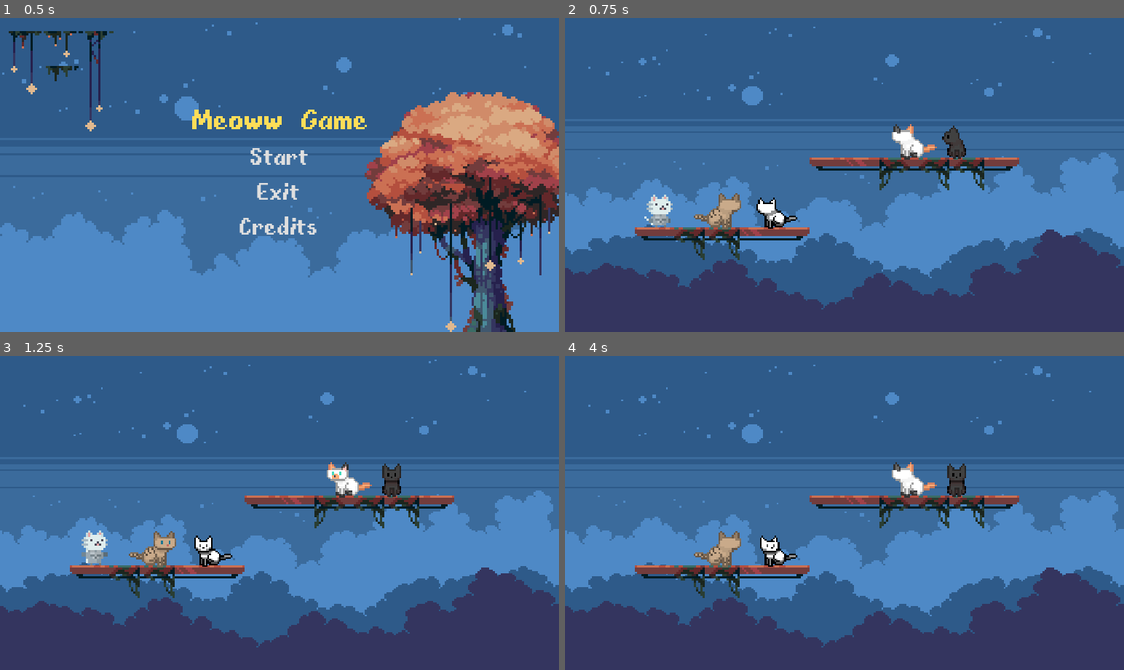
Above: before the commit, frames 1-4 (two rows, left to right).
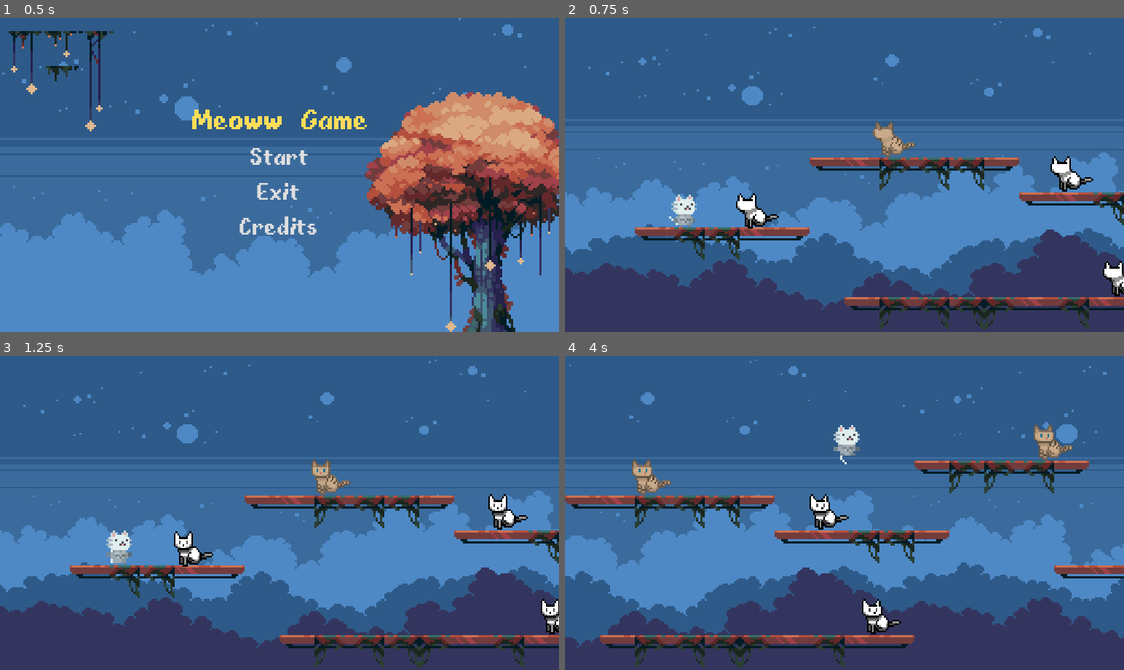
Above: after the commit, the same moments.

Repository: Cataaa0/Jueguito-Meowww
Game: Godot game, scene res://ui/main_menu.tscn
The game is run twice, just before and just after one commit, with the same random seed, the same clock (stepped at 60 frames per second) and the same inputs.
Inputs:
- Up to frame 1 (0.5 s): no input
- Up to frame 2 (0.75 s): click "Start" at 0.5 s
- Up to frame 3 (1.25 s): no input
- Up to frame 4 (4 s): hold D (move_right) 1.28-2.78 s; tap W (jump) at 1.52, 2.27, 3.77 s; hold A (move_left) 2.78-3.53 s; hold D (move_right) from 3.53 s (still down)

Frame 1 is identical in both runs. In frame 2, 6.4% of the frame differs, in the area x 14-100%, y 32-100%; in frame 3, 6.5%; in frame 4, 32%, in the area x 0-100%, y 1-100%.

Commit message:
add aleatorizacion

Diff:
--- a/scenes/Player.gd
+++ b/scenes/Player.gd
@@ -1,5 +1,5 @@
 extends CharacterBody2D
-
+class_name Player
 const SPEED = 140.0
 const JUMP_VELOCITY = -200.0
 const GRAVITY = 600
@@ -9,6 +9,7 @@
 @onready var animatiojn_player = $AnimationPlayer
 @onready var animation_tree = $AnimationTree
 @onready var playback = animation_tree.get("parameters/playback")
+@onready var camera_2d = $Camera2D
 
 
 func _physics_process(delta):
@@ -45,3 +46,9 @@
 
 func jump():
 	velocity.y = JUMP_VELOCITY
+
+func set_camera_limit(sup_izq: Vector2,inf_der: Vector2):
+	camera_2d.limit_bottom = inf_der.y
+	camera_2d.limit_left = sup_izq.x
+	camera_2d.limit_right = inf_der.x
+	camera_2d.limit_top = sup_izq.y
--- a/scenes/Player.tscn
+++ b/scenes/Player.tscn
@@ -464,7 +464,6 @@
 position = Vector2(1, -6)
 sprite_frames = SubResource("SpriteFrames_ojgnc")
 animation = &"idle"
-frame = 2
 
 [node name="CollisionShape2D" type="CollisionShape2D" parent="."]
 position = Vector2(1, -3)
@@ -484,3 +483,5 @@
 anim_player = NodePath("../AnimationPlayer")
 active = true
 parameters/playback = SubResource("AnimationNodeStateMachinePlayback_mjvdb")
+
+[node name="Camera2D" type="Camera2D" parent="."]
--- a/scenes/enemy_1.tscn
+++ b/scenes/enemy_1.tscn
@@ -1,12 +1,65 @@
-[gd_scene load_steps=12 format=3 uid="uid://bdurqt7anl0dj"]
+[gd_scene load_steps=20 format=3 uid="uid://bdurqt7anl0dj"]
 
+[ext_resource type="Script" path="res://script/enemy.gd" id="1_1ai4j"]
 [ext_resource type="Texture2D" uid="uid://c3iic06boq8wa" path="res://resources/Characters/Enemy1/black_0.png" id="1_iks12"]
-
-[sub_resource type="GDScript" id="GDScript_ab7p6"]
+[ext_resource type="Texture2D" uid="uid://ch8dckawcukbl" path="res://resources/Characters/Enemy2/game_boy_1.png" id="3_cvky5"]
+[ext_resource type="Texture2D" uid="uid://ctrh83cj8ltw2" path="res://resources/Characters/Enemy3/calico_0.png" id="4_rmtc3"]
+[ext_resource type="Texture2D" uid="uid://df6rtaqnatk74" path="res://resources/Characters/Enemy4/brown_7.png" id="5_8f0ur"]
 
 [sub_resource type="CapsuleShape2D" id="CapsuleShape2D_pljy0"]
 radius = 3.0
 height = 12.0
+
+[sub_resource type="Animation" id="Animation_xulph"]
+length = 0.001
+tracks/0/type = "value"
+tracks/0/imported = false
+tracks/0/enabled = true
+tracks/0/path = NodePath("Sprite2D:frame")
+tracks/0/interp = 1
+tracks/0/loop_wrap = true
+tracks/0/keys = {
+"times": PackedFloat32Array(0),
+"transitions": PackedFloat32Array(1),
+"update": 1,
+"values": [4]
+}
+
+[sub_resource type="Animation" id="Animation_q7beh"]
+resource_name = "idle"
+length = 1.3
+loop_mode = 2
+step = 0.2
+tracks/0/type = "value"
+tracks/0/imported = false
+tracks/0/enabled = true
+tracks/0/path = NodePath("Sprite2D:frame")
+tracks/0/interp = 1
+tracks/0/loop_wrap = true
+tracks/0/keys = {
+"times": PackedFloat32Array(0, 0.2, 0.4, 0.6, 0.8),
+"transitions": PackedFloat32Array(1, 1, 1, 1, 1),
+"update": 1,
+"values": [52, 53, 54, 55, 76]
+}
+
+[sub_resource type="Animation" id="Animation_bi2kq"]
+resource_name = "idle"
+length = 1.6
+loop_mode = 2
+step = 0.2
+tracks/0/type = "value"
+tracks/0/imported = false
+tracks/0/enabled = true
+tracks/0/path = NodePath("Sprite2D:frame")
+tracks/0/interp = 1
+tracks/0/loop_wrap = true
+tracks/0/keys = {
+"times": PackedFloat32Array(0.2, 0.4, 0.6, 0.8, 1),
+"transitions": PackedFloat32Array(1, 1, 1, 1, 1),
+"update": 1,
+"values": [340, 341, 342, 343, 364]
+}
 
 [sub_resource type="Animation" id="Animation_x0wrl"]
 resource_name = "Idle"
@@ -25,44 +78,48 @@
 "values": [4, 5, 6, 7, 28]
 }
 
-[sub_resource type="Animation" id="Animation_xulph"]
-length = 0.001
-tracks/0/type = "value"
-tracks/0/imported = false
-tracks/0/enabled = true
-tracks/0/path = NodePath("Sprite2D:frame")
-tracks/0/interp = 1
-tracks/0/loop_wrap = true
-tracks/0/keys = {
-"times": PackedFloat32Array(0),
-"transitions": PackedFloat32Array(1),
-"update": 1,
-"values": [4]
+[sub_resource type="AnimationLibrary" id="AnimationLibrary_lq5b7"]
+_data = {
+"RESET": SubResource("Animation_xulph"),
+"idle0": SubResource("Animation_bi2kq"),
+"idle1": SubResource("Animation_x0wrl"),
+"idle2": SubResource("Animation_q7beh")
 }
 
-[sub_resource type="AnimationLibrary" id="AnimationLibrary_lq5b7"]
-_data = {
-"Idle": SubResource("Animation_x0wrl"),
-"RESET": SubResource("Animation_xulph")
-}
+[sub_resource type="AnimationNodeAnimation" id="AnimationNodeAnimation_eg47u"]
+animation = &"Idle1"
 
-[sub_resource type="GDScript" id="GDScript_mefqs"]
+[sub_resource type="AnimationNodeAnimation" id="AnimationNodeAnimation_wnmqa"]
+animation = &"idle0"
 
-[sub_resource type="AnimationNodeAnimation" id="AnimationNodeAnimation_uglu6"]
-animation = &"Idle"
+[sub_resource type="AnimationNodeAnimation" id="AnimationNodeAnimation_t2faq"]
+animation = &"idle2"
 
-[sub_resource type="AnimationNodeStateMachineTransition" id="AnimationNodeStateMachineTransition_gjpcf"]
+[sub_resource type="AnimationNodeStateMachineTransition" id="AnimationNodeStateMachineTransition_85442"]
+advance_mode = 2
+
+[sub_resource type="AnimationNodeStateMachineTransition" id="AnimationNodeStateMachineTransition_fk1i6"]
+advance_mode = 2
+
+[sub_resource type="AnimationNodeStateMachineTransition" id="AnimationNodeStateMachineTransition_x668e"]
 advance_mode = 2
 
 [sub_resource type="AnimationNodeStateMachine" id="AnimationNodeStateMachine_jya8b"]
-states/Idle/node = SubResource("AnimationNodeAnimation_uglu6")
-states/Idle/position = Vector2(504, 100)
-transitions = ["Start", "Idle", SubResource("AnimationNodeStateMachineTransition_gjpcf")]
+states/Idle1/node = SubResource("AnimationNodeAnimation_eg47u")
+states/Idle1/position = Vector2(515, 100)
+states/idle0/node = SubResource("AnimationNodeAnimation_wnmqa")
+states/idle0/position = Vector2(515, 40)
+states/idle2/node = SubResource("AnimationNodeAnimation_t2faq")
+states/idle2/position = Vector2(515, 165)
+transitions = ["Start", "idle0", SubResource("AnimationNodeStateMachineTransition_85442"), "Start", "Idle1", SubResource("AnimationNodeStateMachineTransition_fk1i6"), "Start", "idle2", SubResource("AnimationNodeStateMachineTransition_x668e")]
 
 [sub_resource type="AnimationNodeStateMachinePlayback" id="AnimationNodeStateMachinePlayback_nfg2n"]
 
 [node name="Enemy1" type="CharacterBody2D"]
-script = SubResource("GDScript_ab7p6")
+script = ExtResource("1_1ai4j")
+enemy_cats = Array[Texture]([ExtResource("1_iks12"), ExtResource("3_cvky5"), ExtResource("4_rmtc3"), ExtResource("5_8f0ur")])
+cat_names = Array[String](["Flo", "Oreo", "Hachi", "thainy", "jack"])
+cat_professions = Array[String](["Ingeniere", "Bombere", "Cantante", "Proplayer", "Abogade", "Profesore", "Chef", "Ladrone"])
 
 [node name="Sprite2D" type="Sprite2D" parent="."]
 position = Vector2(-1.19209e-07, -3.57628e-07)
@@ -80,10 +137,8 @@
 libraries = {
 "": SubResource("AnimationLibrary_lq5b7")
 }
-script = SubResource("GDScript_mefqs")
 
 [node name="AnimationTree" type="AnimationTree" parent="."]
 tree_root = SubResource("AnimationNodeStateMachine_jya8b")
 anim_player = NodePath("../AnimationPlayer")
-active = true
 parameters/playback = SubResource("AnimationNodeStateMachinePlayback_nfg2n")
--- a/scenes/enemy_2.tscn
+++ b/scenes/enemy_2.tscn
@@ -5,6 +5,21 @@
 [sub_resource type="CapsuleShape2D" id="CapsuleShape2D_2xfbb"]
 radius = 3.0
 height = 12.0
+
+[sub_resource type="Animation" id="Animation_sskl8"]
+length = 0.001
+tracks/0/type = "value"
+tracks/0/imported = false
+tracks/0/enabled = true
+tracks/0/path = NodePath("Sprite2D:frame")
+tracks/0/interp = 1
+tracks/0/loop_wrap = true
+tracks/0/keys = {
+"times": PackedFloat32Array(0),
+"transitions": PackedFloat32Array(1),
+"update": 1,
+"values": [52]
+}
 
 [sub_resource type="Animation" id="Animation_ery84"]
 resource_name = "idle"
@@ -22,21 +37,6 @@
 "transitions": PackedFloat32Array(1, 1, 1, 1, 1),
 "update": 1,
 "values": [52, 53, 54, 55, 76]
-}
-
-[sub_resource type="Animation" id="Animation_sskl8"]
-length = 0.001
-tracks/0/type = "value"
-tracks/0/imported = false
-tracks/0/enabled = true
-tracks/0/path = NodePath("Sprite2D:frame")
-tracks/0/interp = 1
-tracks/0/loop_wrap = true
-tracks/0/keys = {
-"times": PackedFloat32Array(0),
-"transitions": PackedFloat32Array(1),
-"update": 1,
-"values": [52]
 }
 
 [sub_resource type="AnimationLibrary" id="AnimationLibrary_farqj"]
@@ -66,7 +66,7 @@
 texture = ExtResource("1_4kbce")
 hframes = 24
 vframes = 16
-frame = 76
+frame = 52
 
 [node name="CollisionShape2D" type="CollisionShape2D" parent="."]
 position = Vector2(-3, -1)
--- a/scenes/enemy_3.tscn
+++ b/scenes/enemy_3.tscn
@@ -5,6 +5,21 @@
 [sub_resource type="CapsuleShape2D" id="CapsuleShape2D_kq2re"]
 radius = 3.0
 height = 14.0
+
+[sub_resource type="Animation" id="Animation_c02ox"]
+length = 0.001
+tracks/0/type = "value"
+tracks/0/imported = false
+tracks/0/enabled = true
+tracks/0/path = NodePath("Sprite2D:frame")
+tracks/0/interp = 1
+tracks/0/loop_wrap = true
+tracks/0/keys = {
+"times": PackedFloat32Array(0),
+"transitions": PackedFloat32Array(1),
+"update": 1,
+"values": [52]
+}
 
 [sub_resource type="Animation" id="Animation_i284r"]
 resource_name = "idle"
@@ -22,21 +37,6 @@
 "transitions": PackedFloat32Array(1, 1, 1, 1, 1),
 "update": 1,
 "values": [52, 53, 54, 55, 76]
-}
-
-[sub_resource type="Animation" id="Animation_c02ox"]
-length = 0.001
-tracks/0/type = "value"
-tracks/0/imported = false
-tracks/0/enabled = true
-tracks/0/path = NodePath("Sprite2D:frame")
-tracks/0/interp = 1
-tracks/0/loop_wrap = true
-tracks/0/keys = {
-"times": PackedFloat32Array(0),
-"transitions": PackedFloat32Array(1),
-"update": 1,
-"values": [52]
 }
 
 [sub_resource type="AnimationLibrary" id="AnimationLibrary_mkcla"]
--- a/scenes/enemy_4.tscn
+++ b/scenes/enemy_4.tscn
@@ -5,6 +5,21 @@
 [sub_resource type="CapsuleShape2D" id="CapsuleShape2D_2hdy6"]
 radius = 3.0
 height = 14.0
+
+[sub_resource type="Animation" id="Animation_cdens"]
+length = 0.001
+tracks/0/type = "value"
+tracks/0/imported = false
+tracks/0/enabled = true
+tracks/0/path = NodePath("Sprite2D:frame")
+tracks/0/interp = 1
+tracks/0/loop_wrap = true
+tracks/0/keys = {
+"times": PackedFloat32Array(0),
+"transitions": PackedFloat32Array(1),
+"update": 1,
+"values": [340]
+}
 
 [sub_resource type="Animation" id="Animation_84l3i"]
 resource_name = "idle"
@@ -22,21 +37,6 @@
 "transitions": PackedFloat32Array(1, 1, 1, 1, 1),
 "update": 1,
 "values": [340, 341, 342, 343, 364]
-}
-
-[sub_resource type="Animation" id="Animation_cdens"]
-length = 0.001
-tracks/0/type = "value"
-tracks/0/imported = false
-tracks/0/enabled = true
-tracks/0/path = NodePath("Sprite2D:frame")
-tracks/0/interp = 1
-tracks/0/loop_wrap = true
-tracks/0/keys = {
-"times": PackedFloat32Array(0),
-"transitions": PackedFloat32Array(1),
-"update": 1,
-"values": [340]
 }
 
 [sub_resource type="AnimationLibrary" id="AnimationLibrary_mlu8y"]
--- a/scenes/main.tscn
+++ b/scenes/main.tscn
@@ -1,14 +1,11 @@
-[gd_scene load_steps=12 format=3 uid="uid://c8l1nxgabktcx"]
-
+[gd_scene load_steps=9 format=3 uid="uid://c8l1nxgabktcx"]
+
+[ext_resource type="Script" path="res://script/main.gd" id="1_226f6"]
 [ext_resource type="Texture2D" uid="uid://2jueqcud6juk" path="res://resources/stringstar fields/background_0.png" id="1_tqgrg"]
 [ext_resource type="Texture2D" uid="uid://mksvfqjildcw" path="res://resources/stringstar fields/background_1.png" id="2_5v46w"]
 [ext_resource type="Texture2D" uid="uid://b61i6yijvxn2l" path="res://resources/stringstar fields/tileset.png" id="3_vbt3n"]
 [ext_resource type="Texture2D" uid="uid://bxb0vu5aio84g" path="res://resources/stringstar fields/background_2.png" id="5_fbevr"]
 [ext_resource type="PackedScene" uid="uid://dj854holjp2fy" path="res://scenes/Player.tscn" id="6_3yxkx"]
-[ext_resource type="PackedScene" uid="uid://bdurqt7anl0dj" path="res://scenes/enemy_1.tscn" id="6_fqn5n"]
-[ext_resource type="PackedScene" uid="uid://5o0a2q00jdtd" path="res://scenes/enemy_2.tscn" id="7_jusmy"]
-[ext_resource type="PackedScene" uid="uid://bnlfwmcdahebm" path="res://scenes/enemy_3.tscn" id="8_wlvdy"]
-[ext_resource type="PackedScene" uid="uid://dg64b5uci8big" path="res://scenes/enemy_4.tscn" id="9_ufgn7"]
 
 [sub_resource type="TileSetAtlasSource" id="TileSetAtlasSource_vxruc"]
 texture = ExtResource("3_vbt3n")
@@ -492,6 +489,7 @@
 sources/0 = SubResource("TileSetAtlasSource_vxruc")
 
 [node name="Main" type="Node2D"]
+script = ExtResource("1_226f6")
 
 [node name="Background1" type="Sprite2D" parent="."]
 position = Vector2(128, 72)
@@ -526,19 +524,48 @@
 [node name="TileMap" type="TileMap" parent="."]
 tile_set = SubResource("TileSet_dok5q")
 format = 2
-layer_0/tile_data = PackedInt32Array(393219, 393216, 4, 3932 …(144 unchanged characters)…  4, 262155, 393216, 4, 262156, 589824, 4)
-
-[node name="CharacterBody2D" parent="." instance=ExtResource("6_3yxkx")]
-position = Vector2(43, 92)
-
-[node name="Enemy1" parent="." instance=ExtResource("6_fqn5n")]
-position = Vector2(180, 57)
-
-[node name="Enemy2" parent="." instance=ExtResource("7_jusmy")]
-position = Vector2(98, 91)
-
-[node name="Enemy3" parent="." instance=ExtResource("8_wlvdy")]
-position = Vector2(157, 57)
-
-[node name="Enemy4" parent="." instance=ExtResource("9_ufgn7")]
-position = Vector2(72, 89)
+layer_0/tile_data = PackedInt32Array(393219, 393216, 4, 3932 …(144 unchanged characters)…  4, 262155, 393216, 4, 262156, 589824, 4, 327694, 458752, 4, 327695, 393216, 4, 327693, 327680, 4, 327696, 393216, 4, 327697, 589824, 4, 196626, 524288, 4, 196627, 524288, 4, 196625, 327680, 4, 196628, 393216, 4, 196629, 589824, 4, 393238, 458752, 4, 393239, 393216, 4, 393237, 327680, 4, 393240, 458752, 4, 393241, 589824, 4, 524302, 393216, 4, 524303, 458752, 4, 524301, 458752, 4, 524304, 589824, 4, 524300, 524288, 4, 524299, 393216, 4, 524298, 393216, 4, 524297, 524288, 4, 524296, 327680, 4)
+
+[node name="Player" parent="." instance=ExtResource("6_3yxkx")]
+position = Vector2(54, 92)
+
+[node name="Margen" type="Node" parent="."]
+
+[node name="sup_izq" type="Marker2D" parent="Margen"]
+
+[node name="inf_der" type="Marker2D" parent="Margen"]
+position = Vector2(512, 144)
+
+[node name="Spawn_enemy" type="Node" parent="."]
+
+[node name="Marker2D" type="Marker2D" parent="Spawn_enemy"]
+position = Vector2(155, 120)
+
+[node name="Marker2D2" type="Marker2D" parent="Spawn_enemy"]
+position = Vector2(336, 40)
+
+[node name="Marker2D3" type="Marker2D" parent="Spawn_enemy"]
+position = Vector2(288, 40)
+
+[node name="Marker2D4" type="Marker2D" parent="Spawn_enemy"]
+position = Vector2(256, 120)
+
+[node name="Marker2D5" type="Marker2D" parent="Spawn_enemy"]
+position = Vector2(272, 72)
+
+[node name="Marker2D6" type="Marker2D" parent="Spawn_enemy"]
+position = Vector2(152, 56)
+
+[node name="Marker2D7" type="Marker2D" parent="Spawn_enemy"]
+position = Vector2(232, 72)
+
+[node name="Marker2D8" type="Marker2D" parent="Spawn_enemy"]
+position = Vector2(208, 120)
+
+[node name="Marker2D9" type="Marker2D" parent="Spawn_enemy"]
+position = Vector2(376, 88)
+
+[node name="Marker2D10" type="Marker2D" parent="Spawn_enemy"]
+position = Vector2(88, 89)
+
+[node name="Enemies" type="Node" parent="."]
--- /dev/null
+++ b/script/enemy.gd
@@ -0,0 +1,56 @@
+extends CharacterBody2D
+class_name Enemy
+@export var enemy_cats: Array [Texture]
+@export var idle_max: int = 3
+@export var cat_names: Array [String]
+@export var cat_professions: Array [String]
+
+@onready var animation_player = $AnimationPlayer
+@onready var sprite_2d = $Sprite2D
+
+enum enum_inconsistencias {COLOR, NAME, PROFESSION}
+
+var inconsistencia_cat := false
+var n_inconsistencias := 0
+var inconsistencias : Array[bool] = []
+
+var cat_color := 0
+var idle_n := 0
+
+var n_cat_name = 0
+var cat_name = '' :
+	get:
+		return cat_names[n_cat_name]
+var n_cat_profession = 0
+var cat_profession = '' :
+	get:
+		return cat_professions[n_cat_profession]
+
+func _ready():
+	randomize_color()
+	randomize_idle()
+	randomize_name()
+	randomize_profession()
+
+func randomize_name():
+	cat_name =randi()%cat_names.size()
+
+func randomize_profession():
+	cat_profession =randi()%cat_professions.size()
+
+func randomize_color():
+	cat_color =randi()%enemy_cats.size()
+	sprite_2d.texture=enemy_cats[cat_color]
+
+func randomize_idle():
+	idle_n = randi()%idle_max
+	animation_player.play('idle'+str(idle_n))
+
+func init_inconsistencias():
+	inconsistencia_cat = true
+	n_inconsistencias = randi_range(1,3)
+	for i in n_inconsistencias:
+		inconsistencias.append(true)
+	for i in enum_inconsistencias.size()-n_inconsistencias:
+		inconsistencias.append(false)
+	inconsistencias.shuffle()
--- /dev/null
+++ b/script/main.gd
@@ -0,0 +1,27 @@
+extends Node2D
+@onready var player = $Player
+@onready var sup_izq = $Margen/sup_izq
+@onready var inf_der = $Margen/inf_der
+@onready var spawn_enemy = $Spawn_enemy
+@onready var enemies = $Enemies
+@export var n_enemies = 5
+var enemy_scene = preload("res://scenes/enemy_1.tscn")
+
+# Called when the node enters the scene tree for the first time.
+func _ready():
+	player.set_camera_limit(sup_izq.position,inf_der.position)
+	randomize_enemies()
+# Called every frame. 'delta' is the elapsed time since the previous frame.
+func _process(delta):
+	pass
+
+func randomize_enemies():
+	var spawns = []
+	for i in n_enemies:
+		var spawn = randi()%spawn_enemy.get_child_count()
+		while spawn in spawns:
+			spawn = randi()%spawn_enemy.get_child_count()
+		spawns.append(spawn)
+		var enemy : Enemy = enemy_scene.instantiate()
+		enemy.position = spawn_enemy.get_child(spawn).position
+		enemies.add_child(enemy)
